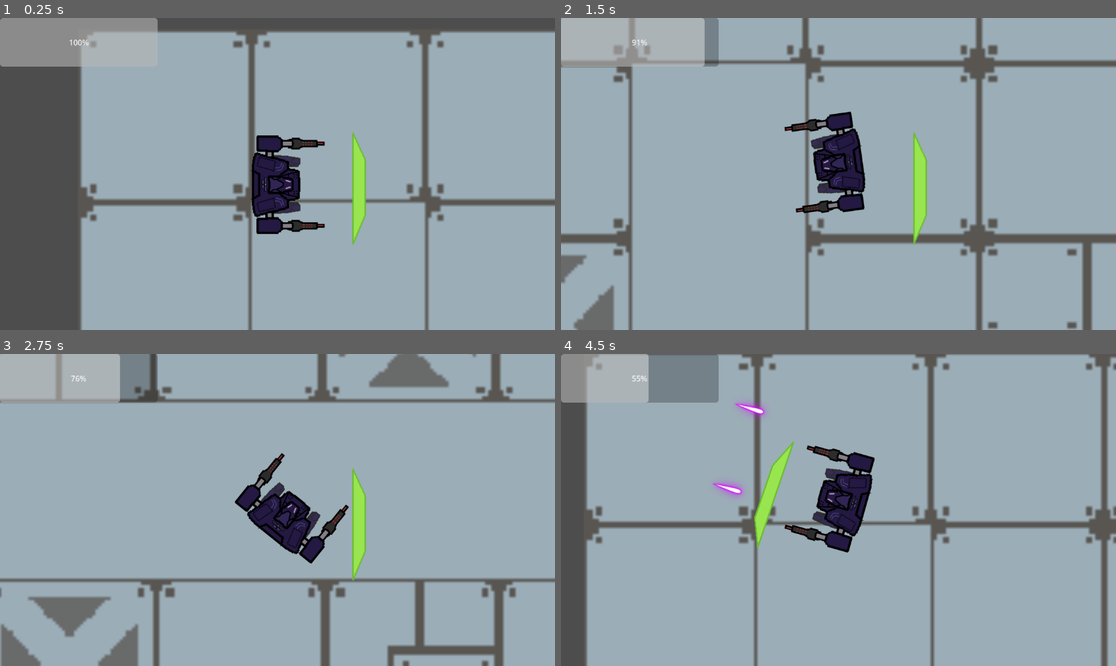
Above: before the commit, frames 1-4 (two rows, left to right).
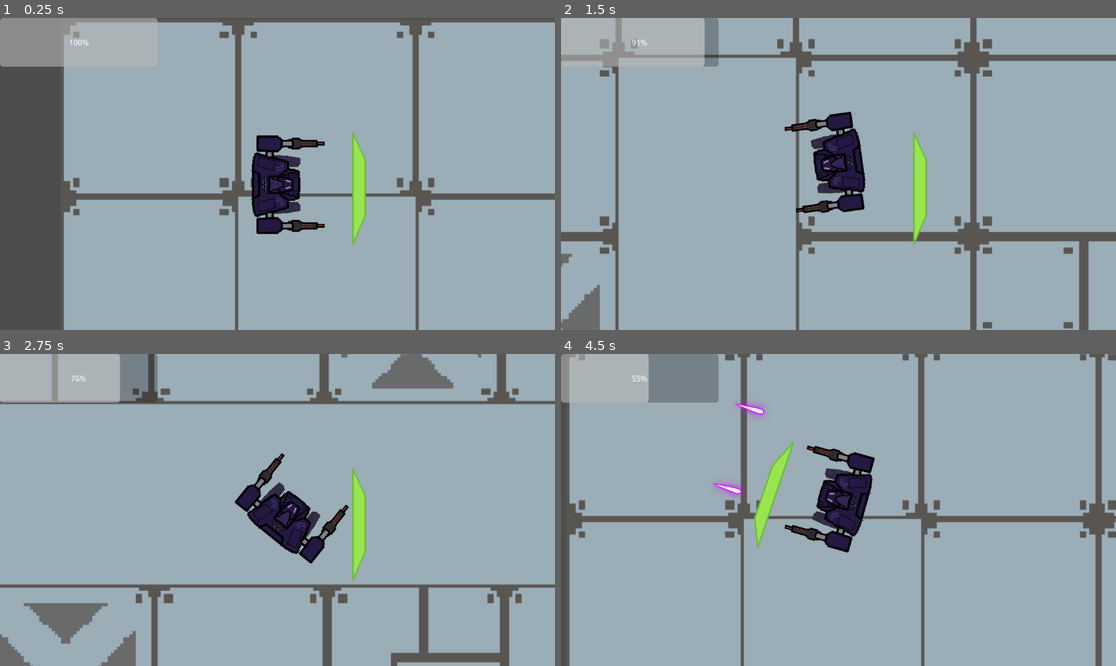
Above: after the commit, the same moments.

Repository: areain10/topdownport
Game: Godot game, scene res://test.tscn
Two runs of this game, one before a commit and one after it. Both use one fixed random seed, a clock stepped at 60 frames per second and the inputs below.
Inputs (mouse positions are in pixels of both pictures, inside the frame that each line leads up to):
- Up to frame 1 (0.25 s): no input
- Up to frame 2 (1.5 s): tap Enter at 0.5 s; move the mouse to (960, 158) at 0.52 s; hold D (right) 0.53-1.28 s; tap 3 (air_weapon) at 0.6 s; move the mouse to (727, 189) at 1.27 s; hold S (down) from 1.28 s (still down); tap Shift (dash) at 1.35 s
- Up to frame 3 (2.75 s): move the mouse to (333, 441) at 2.02 s; release S (down) at 2.03 s; hold D (right) from 2.03 s (still down); tap 2 (ground_weapon) at 2.1 s
- Up to frame 4 (4.5 s): move the mouse to (810, 572) at 2.77 s; release D (right) at 2.78 s; hold W (up) 2.78-3.53 s; tap 1 (melee_weapon) at 2.85 s; move the mouse to (1005, 556) at 3.52 s; hold Right mouse button (shield) 3.53-4.28 s; hold A (left) from 3.53 s (still down); move the mouse to (672, 463) at 4.27 s; click (672, 463) at 4.35 s

The runs differ from the first frame. In frame 1, 13% of the frame differs, in the area x 11-100%, y 1-100%; in frame 2, 12%; in frame 3, 9.6%; in frame 4, 13%, in the area x 1-100%, y 0-100%.

Commit message:
floortiles

Diff:
--- a/test.tscn
+++ b/test.tscn
@@ -1,15 +1,15 @@
 [gd_scene load_steps=4 format=3 uid="uid://dau0ciy7cxuoq"]
 
 [ext_resource type="PackedScene" uid="uid://cwos1guc4yxyk" path="res://MainCharacter.tscn" id="1_6kuib"]
-[ext_resource type="Texture2D" uid="uid://ds0dtsmvp50s5" path="res://floortiles.png" id="1_gul8j"]
+[ext_resource type="Texture2D" uid="uid://es7ka1i7ggyi" path="res://sprites/floortile1s.png" id="1_lmprr"]
 [ext_resource type="Script" path="res://Scripts/StaminaBar.gd" id="2_oox2c"]
 
 [node name="Node2D" type="Node2D"]
 
 [node name="Sprite2D" type="Sprite2D" parent="."]
 position = Vector2(1204, 609)
-scale = Vector2(6.32, 6.32)
-texture = ExtResource("1_gul8j")
+scale = Vector2(1.615, 1.615)
+texture = ExtResource("1_lmprr")
 
 [node name="CharacterBody2D" parent="." instance=ExtResource("1_6kuib")]
 
Not shown, added: sprites/floortile1s.png.import
